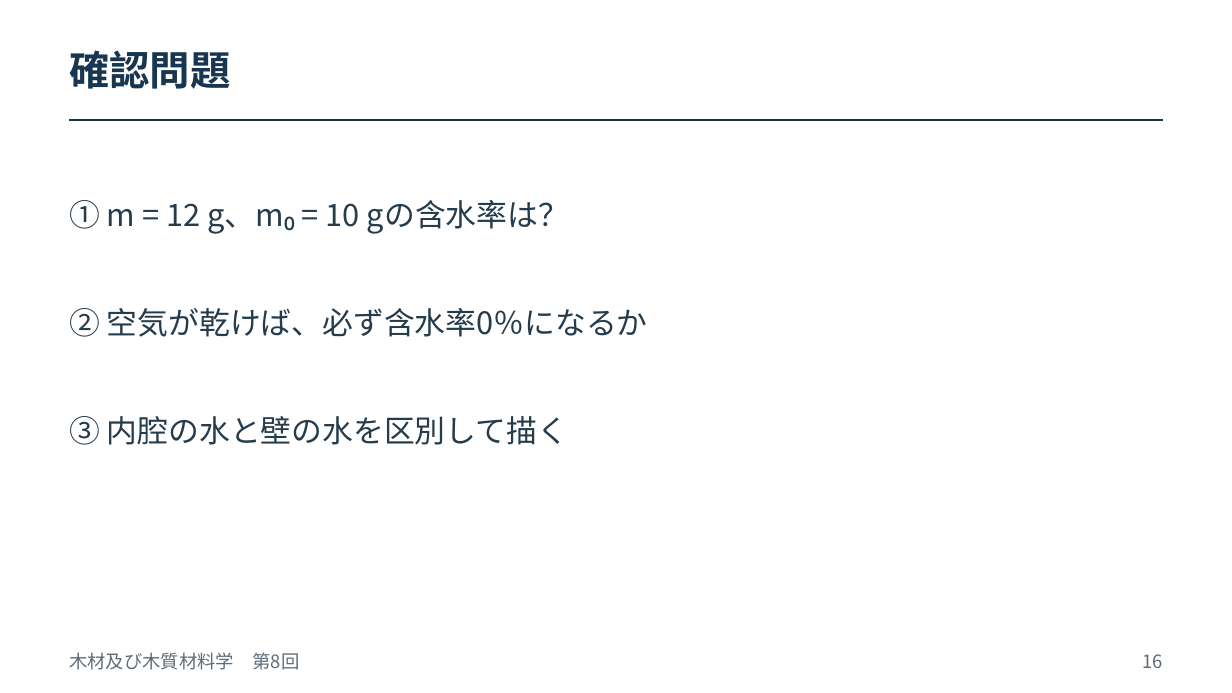
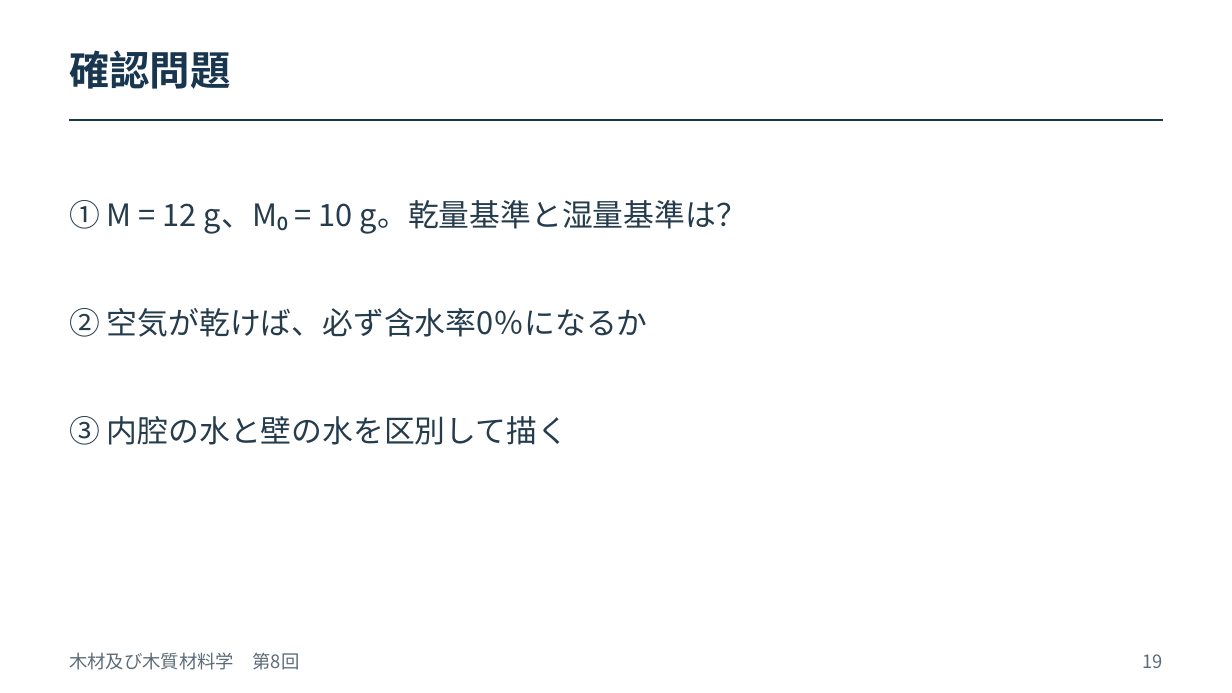
Before and after one commit to zooc-14calbp/wood-science-course, a slide deck: slide 19 of 第08回/08_木材と水.pptx (slide 16 before the commit). Drawn at 1232x693 pixels with LibreOffice and Linux fonts; fonts in the diff are those of the drawing. Boxes give left, top, right and bottom in pixels: in the first picture for what was removed or moved away, otherwise in the second. Text is boxed around its words. In the diff, an @@ line names an element or a change of style, - is before the commit and + after.

```diff
--- a/第08回/08_木材と水.pptx
+++ b/第08回/08_木材と水.pptx
@@ text at (69,200,747,234): text changed @@
-① m = 12 g、m₀ = 10 gの含水率は？
+① M = 12 g、M₀ = 10 g。乾量基準と湿量基準は？
@@ text at (1142,654,1162,668): text changed @@
-16
+19
```
Also in this commit, not shown: 15 other slides changed, 4 slides added, 1 slide removed, 12 other files.
